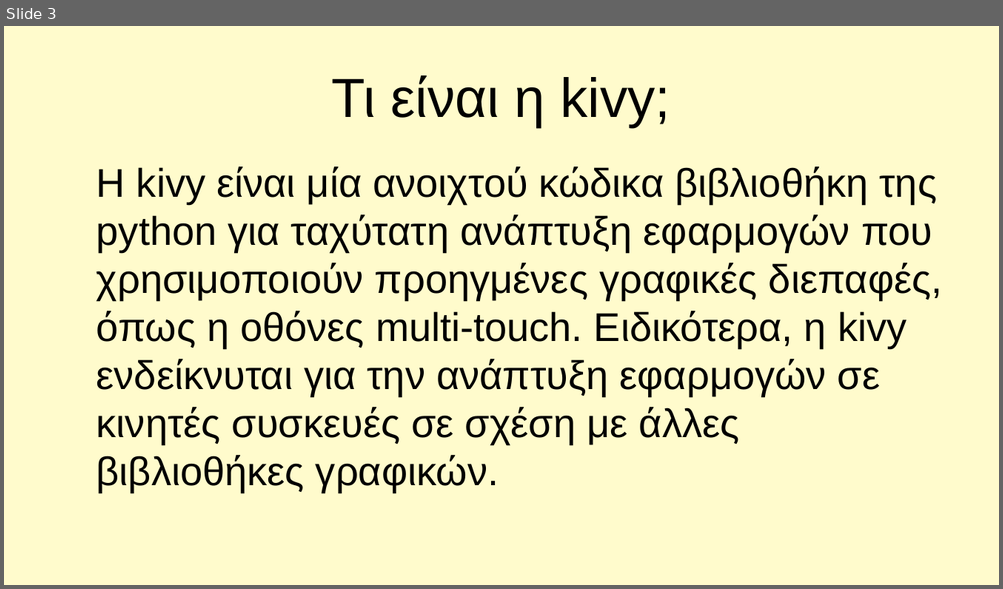
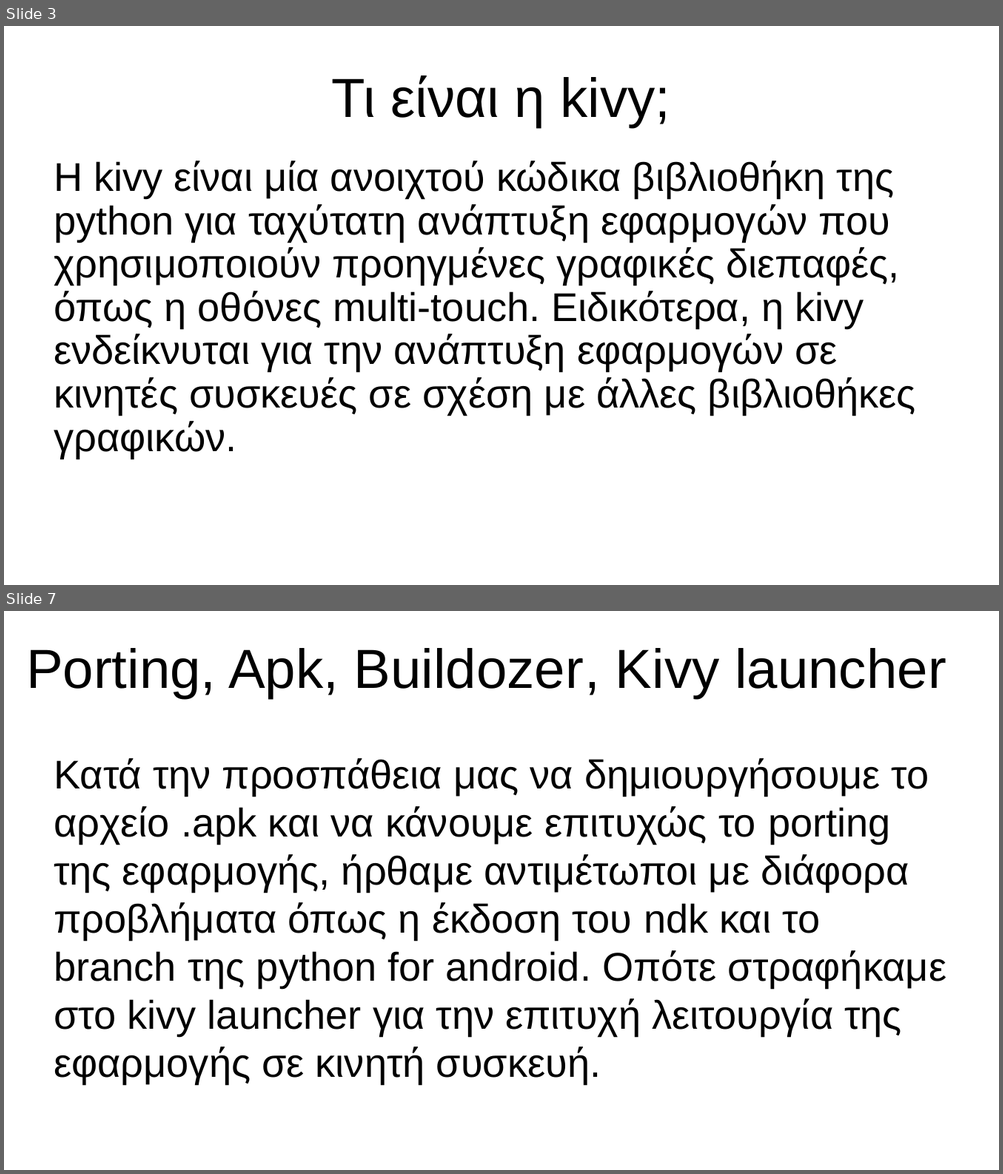
Before and after one commit to SlowGahnoo/pyContacts, a slide deck: presentation45.odp. Shown one above the other, each under a label of ours: slide 3 before the commit, slides 3 and 7 after it; the slides between them are not shown. The pictures are 1003x589 and 1003x1174 pixels, drawn with LibreOffice and Linux fonts; fonts in the diff are those of the drawing. Boxes give left, top, right and bottom in pixels: in the first picture for what was removed or moved away, otherwise in the second. Text is boxed around its words. In the diff, an @@ line names an element or a change of style, - is before the commit and + after.

```diff
--- a/presentation45.odp
+++ b/presentation45.odp
@@ slide 7 added at bbox=[4, 611, 999, 1170], background #FFFFFF @@
@@ title added at bbox=[26, 648, 946, 698], 44 pt, text #000000 @@
+Porting, Apk, Buildozer, Kivy launcher
@@ text added at bbox=[54, 758, 946, 1084], 32 pt, text #000000 @@
+Κατά την προσπάθεια μας να δημιουργήσουμε το αρχείο .apk και να κάνουμε επιτυχώς το porting της εφαρμογής, ήρθαμε αντιμέτωποι με διάφορα προβλήματα όπως η έκδοση του ndk και το branch της python for android. Οπότε στραφήκαμε στο kivy launcher για την επιτυχή λειτουργία της εφαρμογής σε κινητή συσκευή.
@@ slide 3 changed as well @@
@@ background #FFFBCC to #FFFFFF @@
@@ text "Η kivy είναι μία ανοιχτού ..." at bbox=[54, 161, 916, 458]: indent changed; line spacing 1 to 0.9 @@
```
Also in this commit, not shown: 8 other slides changed, 2 other slides added.
